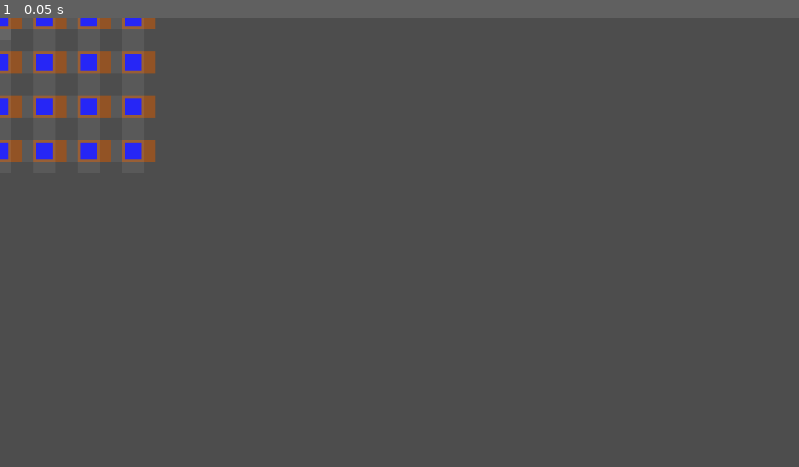
Above: before the commit, frame 1.
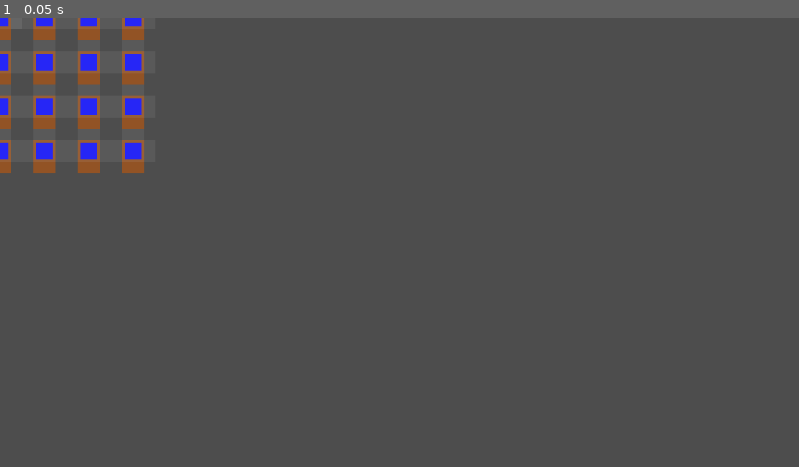
Above: after the commit, the same moment.

Repository: picasso250/gridworld
Game: Godot game, scene res://tube_test.tscn
Same seed, same stepped clock (60 frames per second), same inputs: the game is played once before the commit and once after it.
Inputs:
- Up to frame 1 (0.05 s): no input

The runs differ from the first frame. In frame 1, 1.9% of the frame differs, in the area x 0-20%, y 0-35%.

Commit message:
绘制下半边的管道

Diff:
--- a/tube.gd
+++ b/tube.gd
@@ -7,6 +7,8 @@
 @export var pipe_thickness: float = 4 # 水管壁厚度
 @export var draw_left_pipe: bool = true # 是否画左半边的管道
 @export var draw_right_pipe: bool = true # 是否画右半边的管道
+@export var draw_top_pipe: bool = true # 是否画上半边的管道
+@export var draw_bottom_pipe: bool = true # 是否画下半边的管道
 @export var debug = false # 是否开启调试模式
 
 # 参数化颜色
@@ -24,6 +26,14 @@
 		# 绘制右半边的管道
 		draw_rect(Rect2(Vector2(-pipe_width / 2, -pipe_width / 2), Vector2(cell_width / 2+pipe_width / 2, pipe_width)), pipe_color)
 
+	if draw_top_pipe:
+		# 绘制上半边的管道
+		draw_rect(Rect2(Vector2(-pipe_width / 2, -cell_width / 2), Vector2(pipe_width, cell_width / 2 + pipe_width / 2)), pipe_color)
+
+	if draw_bottom_pipe:
+		# 绘制下半边的管道
+		draw_rect(Rect2(Vector2(-pipe_width / 2, -pipe_width / 2), Vector2(pipe_width, cell_width / 2 + pipe_width / 2)), pipe_color)
+
 	# 绘制水：考虑管道壁的厚度
 	draw_rect(Rect2(Vector2(-water_size / 2, -water_size / 2), Vector2(water_size, water_size)), water_color)
 
--- a/tube_test.tscn
+++ b/tube_test.tscn
@@ -8,3 +8,5 @@
 
 [node name="Tube" parent="." instance=ExtResource("2_oepxk")]
 draw_left_pipe = false
+draw_right_pipe = false
+draw_top_pipe = false
